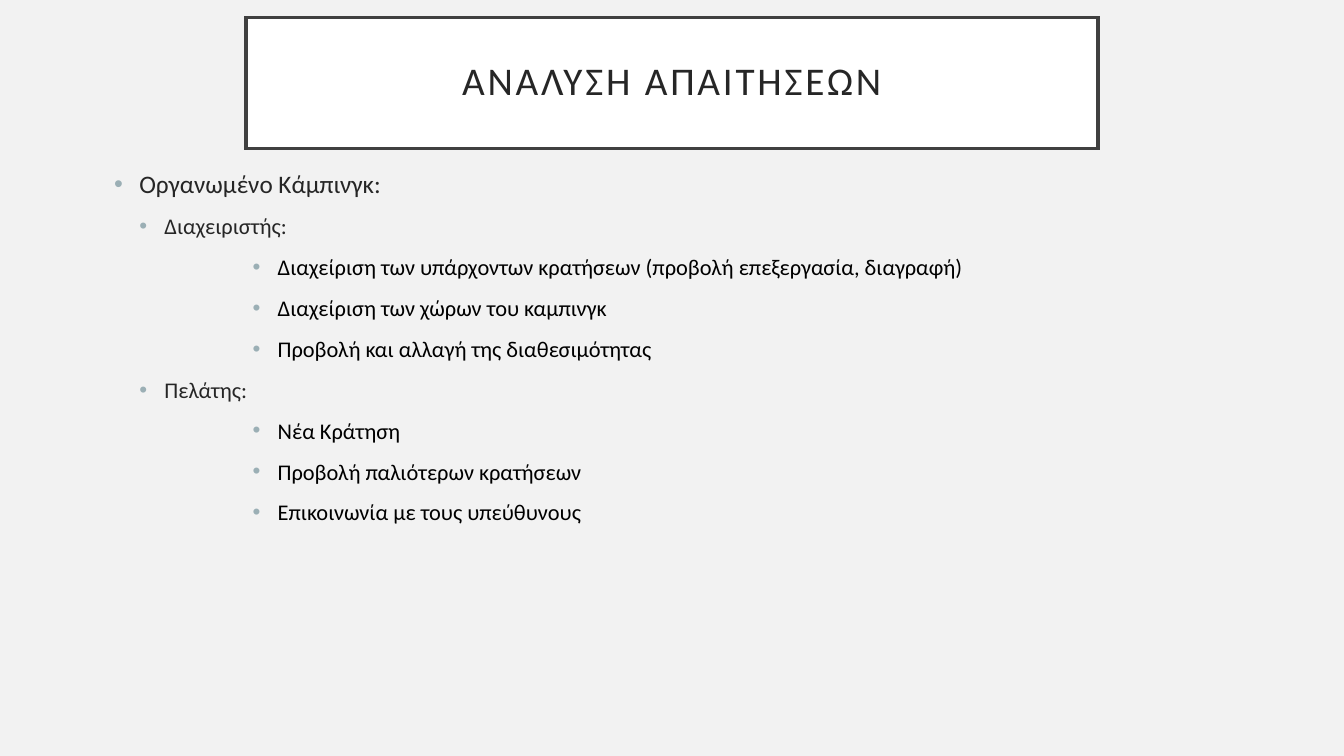
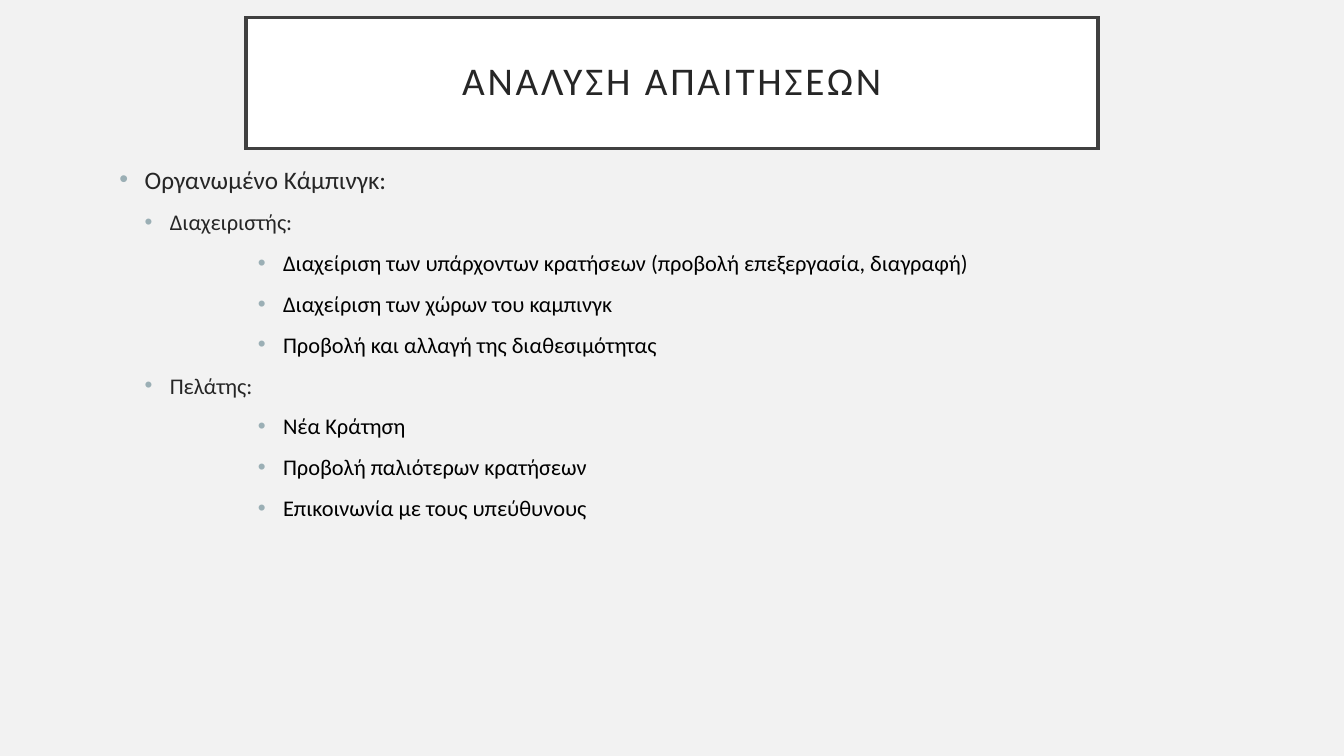
Before and after one commit to GiannhsMyl/WebCamping, a slide deck: slide 3 of parousiasi.pptx (slide 2 before the commit). Drawn at 1344x756 pixels with LibreOffice and Linux fonts; fonts in the diff are those of the drawing. Boxes give left, top, right and bottom in pixels: in the first picture for what was removed or moved away, otherwise in the second. Text is boxed around its words. In the diff, an @@ line names an element or a change of style, - is before the commit and + after.

```diff
--- a/parousiasi.pptx
+++ b/parousiasi.pptx
@@ text "Οργανωμένο Κάμπινγκ:": place and size @@
-text "Οργανωμένο Κάμπινγκ:" at [139,175,962,524]
+text "Οργανωμένο Κάμπινγκ:" at [145,171,967,520]
```
Also in this commit, not shown: 1 other slide changed, 3 slides added, 2 slides removed.
